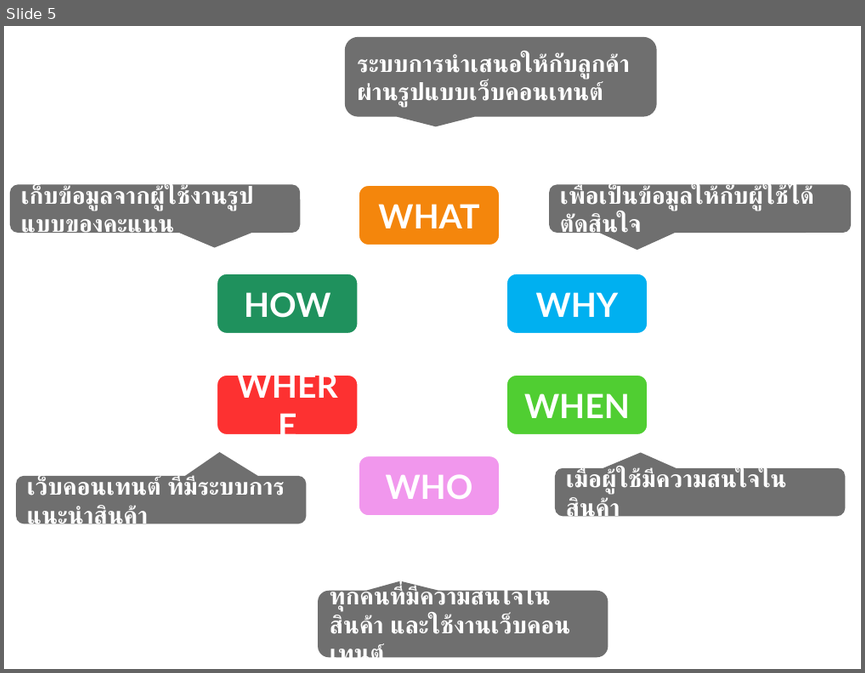
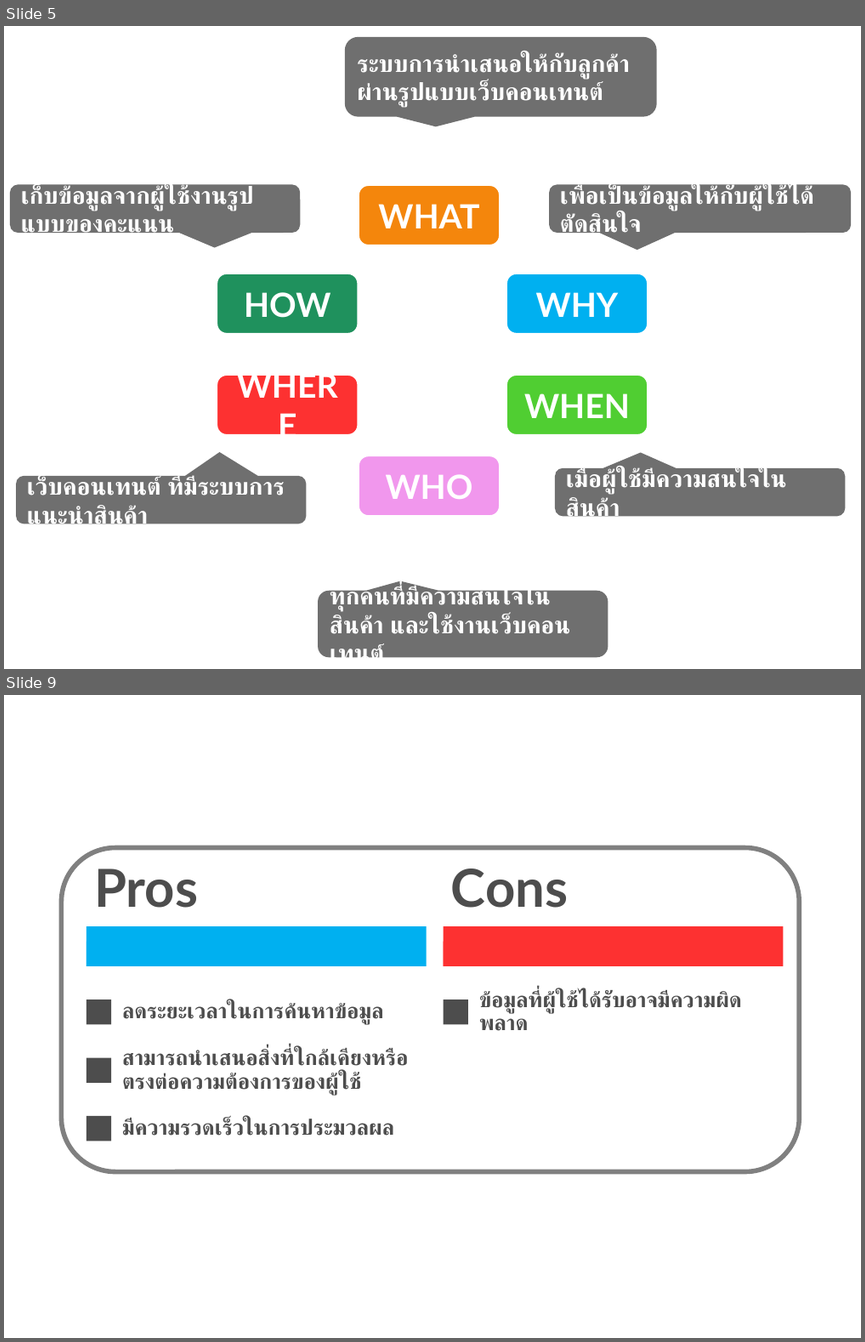
Before and after one commit to TS-FinalProjectIt4-60AtCPC/recommended_system, a slide deck: document/บทที่ 1/บทที่ 1.pptx. Shown one above the other, each under a label of ours: slide 5 before the commit, slides 5 and 9 after it; the slides between them are not shown. The pictures are 865x673 and 865x1342 pixels, drawn with LibreOffice and Linux fonts; fonts in the diff are those of the drawing; background and template pictures are left out. Boxes give left, top, right and bottom in pixels: in the first picture for what was removed or moved away, otherwise in the second. Text is boxed around its words. In the diff, an @@ line names an element or a change of style, - is before the commit and + after.

```diff
--- a/document/บทที่ 1/บทที่ 1.pptx
+++ b/document/บทที่ 1/บทที่ 1.pptx
@@ slide 9 added at (4,695,861,1338), background picture (left out) @@
@@ rounded rectangle added at (62,847,799,1171), fill #FFFFFF at 42% opacity, outline #808080 4 pt @@
@@ group added at (86,868,783,1140): 8 rectangles, 6 texts @@
+Pros
+ลดระยะเวลาในการค้นหาข้อมูล
+สามารถนำเสนอสิ่งที่ใกล้เคียงหรือตรงต่อความต้องการของผู้ใช้
+มีความรวดเร็วในการประมวลผล
+Cons
+ข้อมูลที่ผู้ใช้ได้รับอาจมีความผิดพลาด
```
Also in this commit, not shown: 3 other slides added, 1 slide removed.
